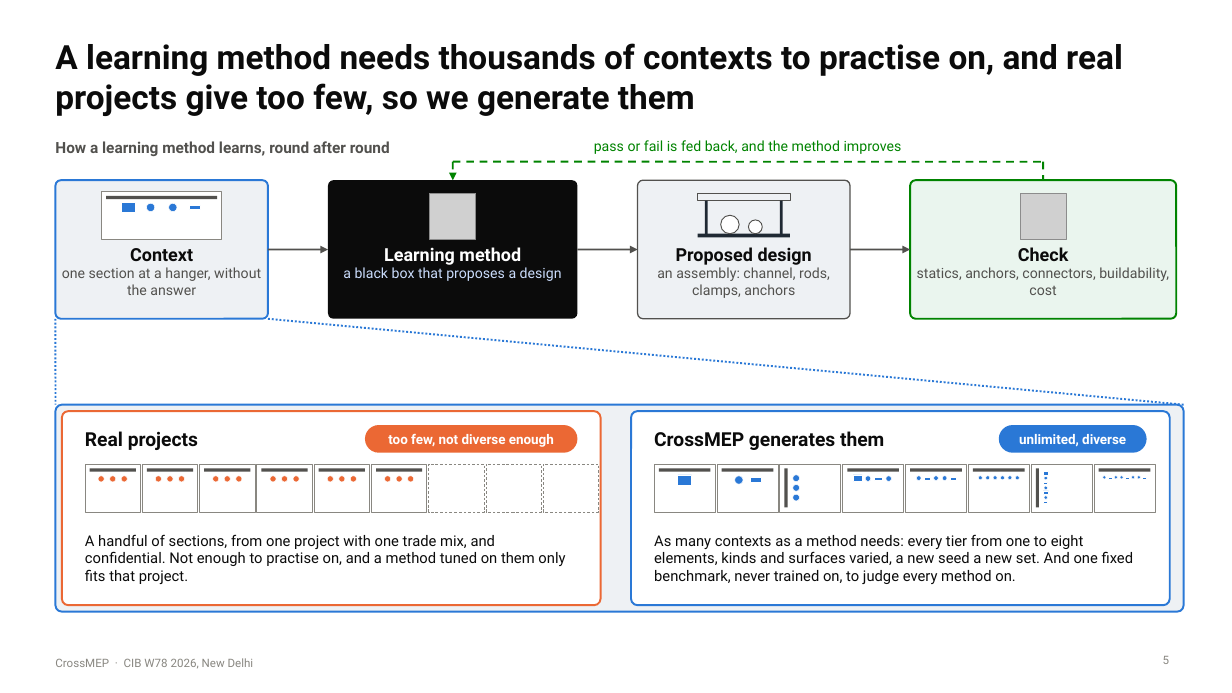
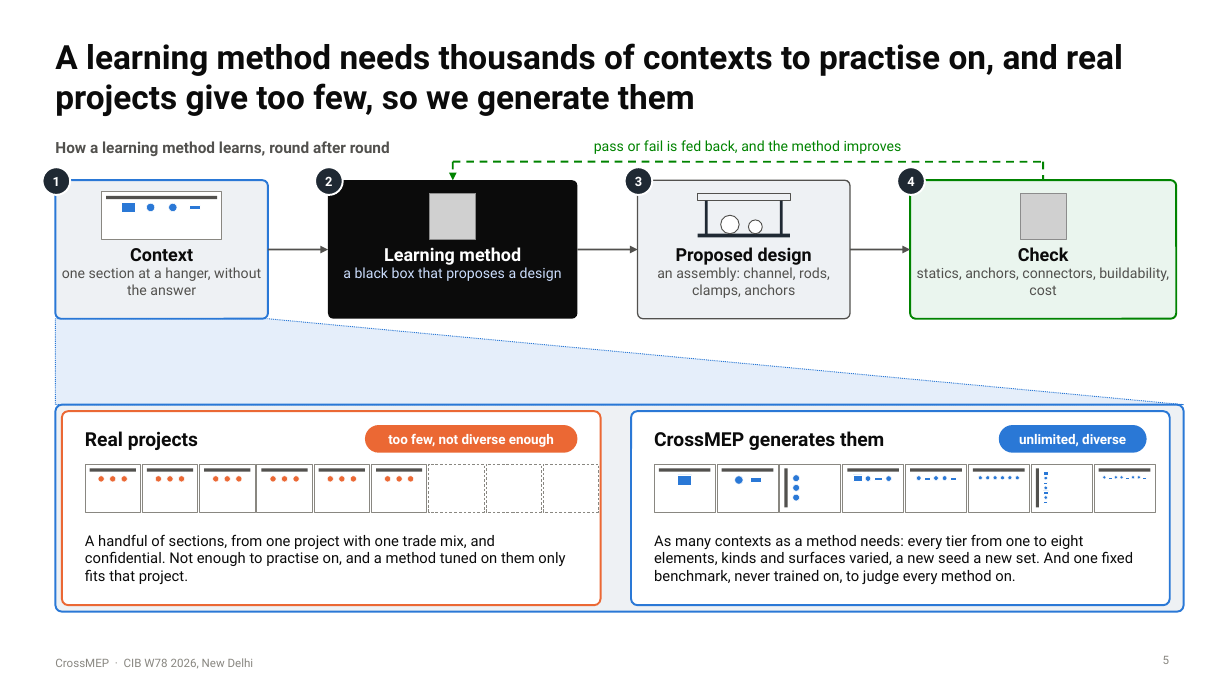
Before and after one commit to lavinia-ped/CrossMEP_Dataset, a slide deck: slide 5 of docs/CrossMEP_CIBW78_talk.pptx. Drawn at 1232x693 pixels with LibreOffice and Linux fonts; fonts in the diff are those of the drawing; grey boxes stand for pictures. Boxes give left, top, right and bottom in pixels: in the first picture for what was removed or moved away, otherwise in the second. Text is boxed around its words. In the diff, an @@ line names an element or a change of style, - is before the commit and + after.

Commit message:
Talk: slide 4 as a three-stage workflow with the manual gap, slide 5 with numbered steps and a wedge callout

```diff
--- a/docs/CrossMEP_CIBW78_talk.pptx
+++ b/docs/CrossMEP_CIBW78_talk.pptx
@@ ellipse added at (43,167,70,195), fill #1F2933, outline #FFFFFF 1.5 pt @@
@@ text added at (53,177,60,186), 10 pt, text #FFFFFF, bold @@
+1
@@ ellipse added at (315,167,343,195), fill #1F2933, outline #FFFFFF 1.5 pt @@
@@ text added at (325,176,332,186), 10 pt, text #FFFFFF, bold @@
+2
@@ ellipse added at (625,167,653,195), fill #1F2933, outline #FFFFFF 1.5 pt @@
@@ text added at (635,176,642,186), 10 pt, text #FFFFFF, bold @@
+3
@@ ellipse added at (897,167,925,195), fill #1F2933, outline #FFFFFF 1.5 pt @@
@@ text added at (907,177,914,186), 10 pt, text #FFFFFF, bold @@
+4
@@ line removed from (55, 319) to (55, 405) @@
@@ freeform shape added at (55,319,1184,405), fill #2A78D6 at 12% opacity, outline #2A78D6 0.75 pt dashed @@
@@ line removed from (268, 319) to (1184, 405) @@
```
Also in this commit, not shown: 1 other slide changed, 3 other files.
